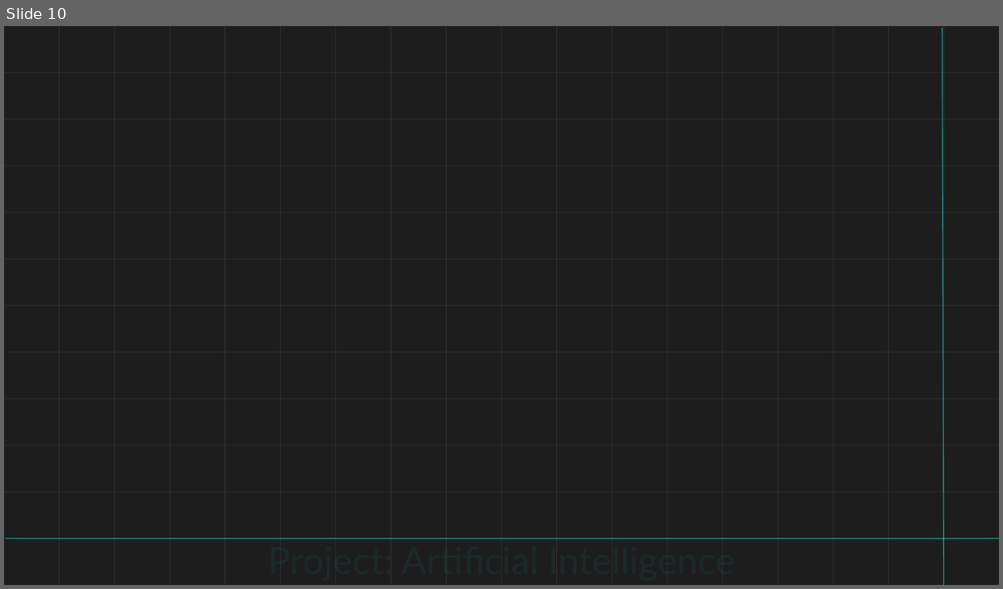
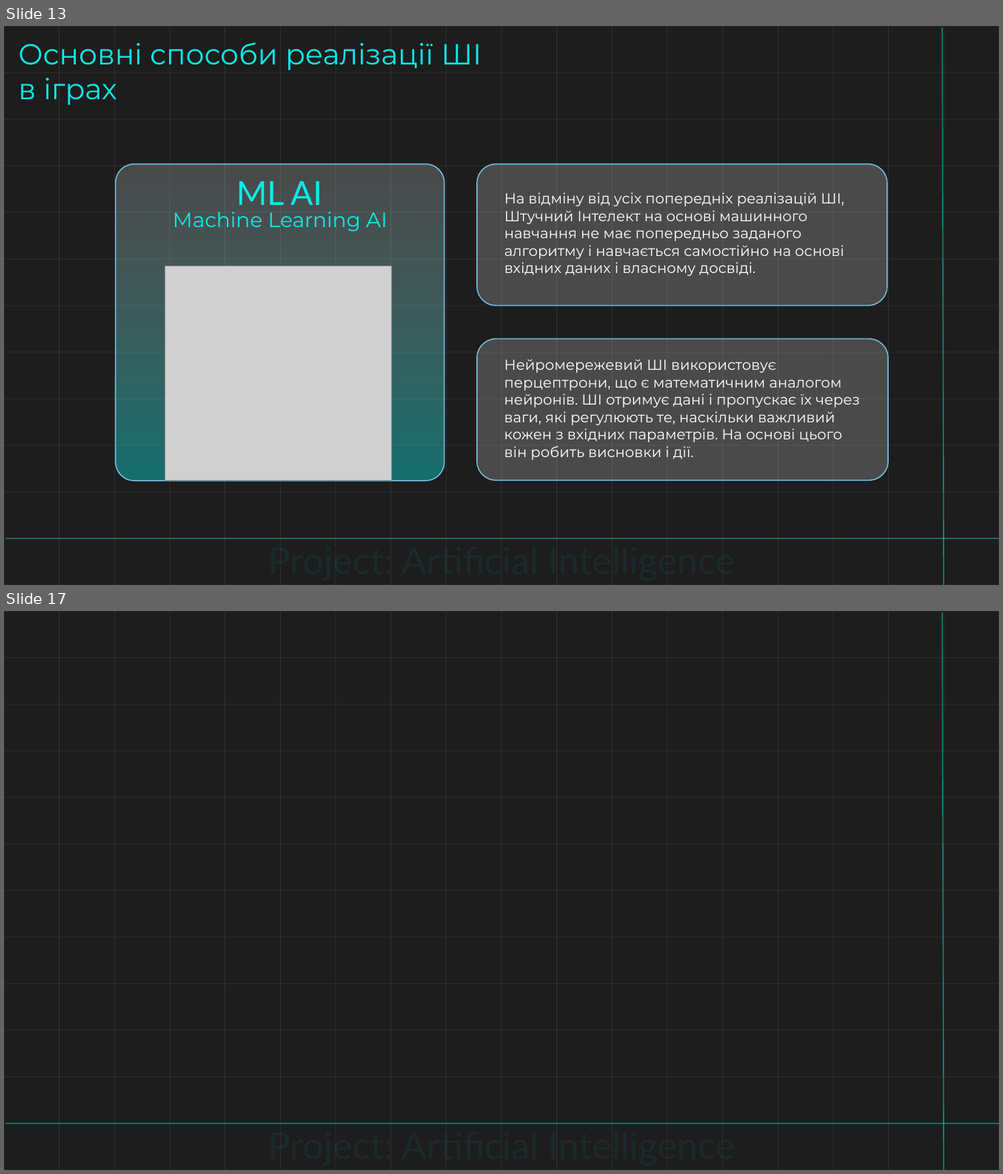
Before and after one commit to Dgardes/Semestr_2, a slide deck: Основи AI/Доповідь.pptx. Shown one above the other, each under a label of ours: slide 10 before the commit, slides 13 and 17 after it; the slides between them are not shown. The pictures are 1003x589 and 1003x1174 pixels, drawn with LibreOffice and Linux fonts; fonts in the diff are those of the drawing; grey boxes stand for pictures; background and template pictures are left out. Boxes give left, top, right and bottom in pixels: in the first picture for what was removed or moved away, otherwise in the second. Text is boxed around its words. In the diff, an @@ line names an element or a change of style, - is before the commit and + after.

```diff
--- a/Основи AI/Доповідь.pptx
+++ b/Основи AI/Доповідь.pptx
@@ slide 13 added at (4, 26, 999, 585), background #FFFFFF @@
@@ rectangle added at (4, 26, 999, 585), fill #1D1D1D @@
@@ text added at (18, 42, 481, 105), 28 pt, text #08EDE8 @@
+Основні способи реалізації ШІ в іграх
@@ line added from (942, 27) to (943, 585), #08EDE8 1 pt @@
@@ rounded rectangle added at (116, 164, 444, 481), fill gradient #FFFFFF to #08EDE8, outline #74C4E9 1 pt @@
@@ rounded rectangle added at (477, 164, 888, 306), fill #FFFFFF at 20% opacity, outline #74C4E9 1 pt @@
@@ text added at (236, 181, 322, 205), 32 pt, text #08EDE8 @@
+ML AI
@@ text added at (504, 192, 844, 276), 14 pt, text #FFFFFF @@
+На відміну від усіх попередніх реалізацій ШІ, Штучний Інтелект на основі машинного навчання не має попередньо заданого алгоритму і навчається самостійно на основі вхідних даних і власному досвіді.
@@ text added at (173, 212, 387, 232), 20 pt, text #08EDE8 @@
+Machine Learning AI
@@ picture added at (165, 266, 392, 480) @@
@@ rounded rectangle added at (477, 339, 888, 481), fill #FFFFFF at 20% opacity, outline #74C4E9 1 pt @@
@@ text added at (504, 359, 859, 460), 14 pt, text #FFFFFF @@
+Нейромережевий ШІ використовує перцептрони, що є математичним аналогом нейронів. ШІ отримує дані і пропускає їх через ваги, які регулюють те, наскільки важливий кожен з вхідних параметрів. На основі цього він робить висновки і дії.
@@ group added at (4, 26, 999, 585): 30 rectangles @@
@@ line added from (5, 540) to (999, 540), #08EDE8 1 pt @@
@@ text added at (267, 538, 735, 582), 36 pt, text #06A29E at 10% opacity @@
+Project: Artificial Intelligence
@@ what was slide 10 is now slide 17 @@
```
Also in this commit, not shown: 2 slides changed, 6 other slides added, 15 other files.
